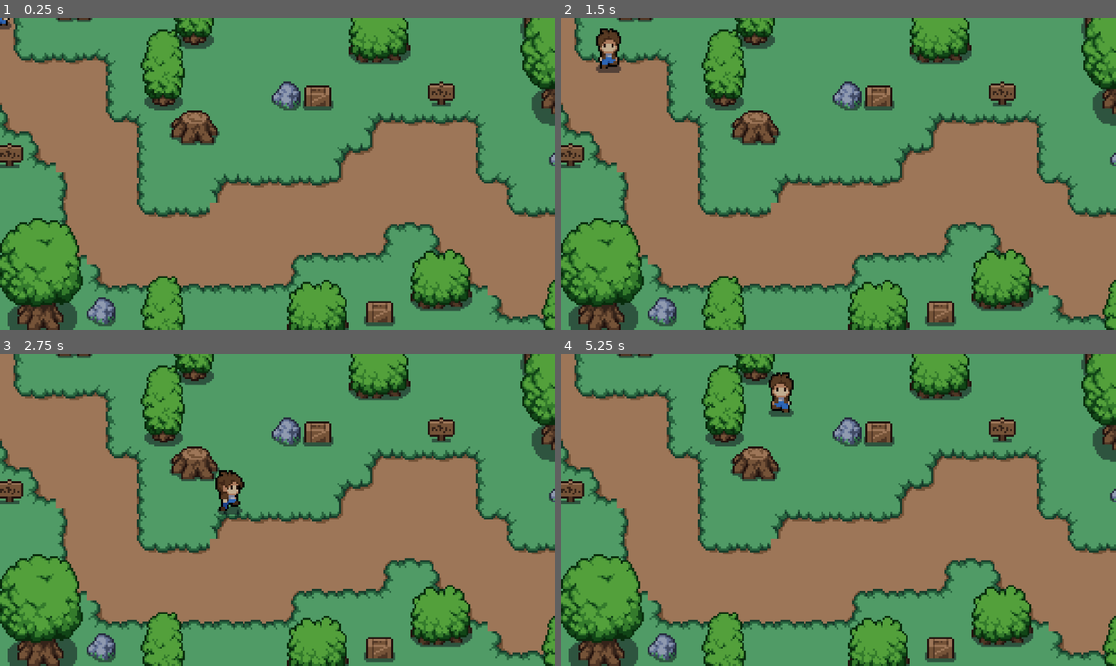
Above: before the commit, frames 1-4 (two rows, left to right).
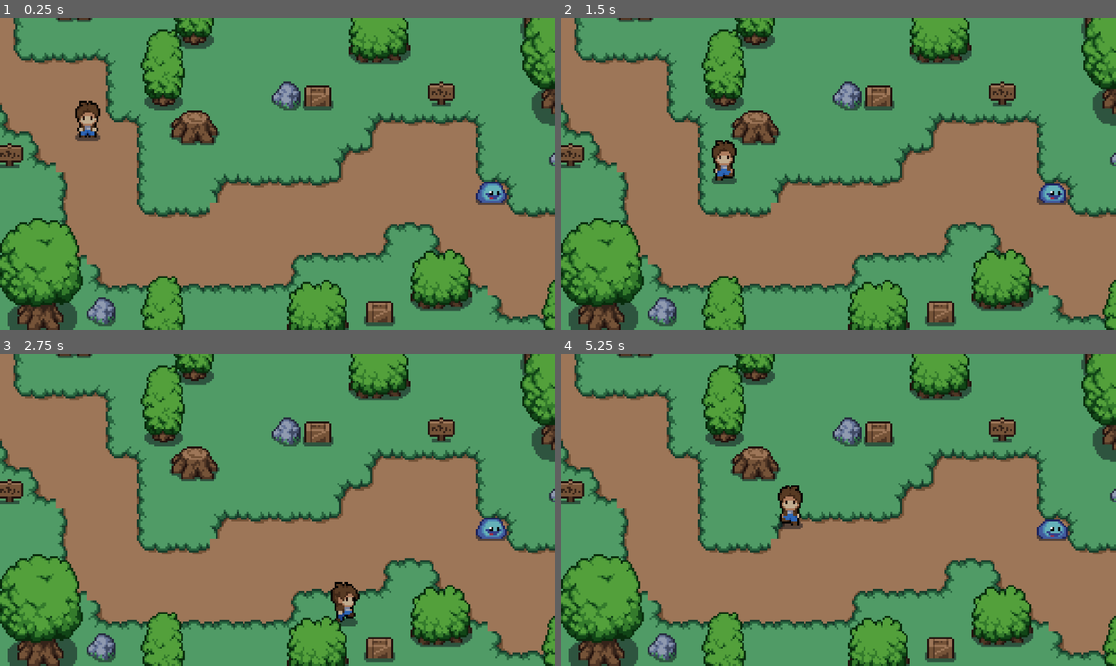
Above: after the commit, the same moments.

Repository: Isaac-Loc/Theta-Tau-Game
Game: Godot game, scene res://scenes/world.tscn
Two runs of this game, one before a commit and one after it. Both use one fixed random seed, a clock stepped at 60 frames per second and the inputs below.
Inputs:
- Up to frame 1 (0.25 s): no input
- Up to frame 2 (1.5 s): hold Right (ui_right) 0.53-1.28 s; hold Shift (sprint) 0.53-1.28 s; hold Down (ui_down) from 1.28 s (still down); tap Shift (sprint) at 1.35 s
- Up to frame 3 (2.75 s): release Down (ui_down) at 2.03 s; hold Right (ui_right) from 2.03 s (still down); hold Shift (sprint) from 2.03 s (still down)
- Up to frame 4 (5.25 s): release Right (ui_right) at 2.78 s; release Shift (sprint) at 2.78 s; hold Up (ui_up) 2.78-3.53 s; tap Shift (sprint) at 2.85, 4.35 s; hold Shift (sprint) 3.53-4.28 s; hold Left (ui_left) 3.53-5.03 s; hold Down (ui_down) from 5.03 s (still down); hold Shift (sprint) from 5.03 s (still down)

The runs differ from the first frame. In frame 1, 0.9% of the frame differs, in the area x 0-92%, y 0-60%; in frame 2, 1.4%; in frame 3, 1.5%, in the area x 38-92%, y 37-88%; in frame 4, 1.4%.

Commit message:
Implemented enemy
Enemy can now move and track you

Diff:
--- /dev/null
+++ b/theta-tau-game/enemy.gd
@@ -0,0 +1,31 @@
+extends CharacterBody2D
+
+var speed = 40
+var player_chase = false
+var player = null
+
+
+func _physics_process(delta):
+	if player_chase:
+		position += (player.position-position)/speed
+
+
+		$AnimatedSprite2D.play("walk")
+		if(player.position.x-position.x)<0:
+			$AnimatedSprite2D.flip_h = true
+		else:
+			$AnimatedSprite2D.flip_h = false
+
+
+	else:
+		$AnimatedSprite2D.play("idle")
+
+
+func _on_detection_area_body_entered(body):
+	player = body
+	player_chase = true
+
+
+func _on_detection_area_body_exited(body):
+	player = null
+	player_chase = false
--- /dev/null
+++ b/theta-tau-game/enemy.tscn
@@ -0,0 +1,156 @@
+[gd_scene load_steps=21 format=3 uid="uid://cn7t1jxvivofk"]
+
+[ext_resource type="Script" uid="uid://b2s3avcq47arq" path="res://enemy.gd" id="1_4gyqm"]
+[ext_resource type="Texture2D" uid="uid://cq0yg4lx2hvli" path="res://art/characters/slime.png" id="2_qi2p4"]
+
+[sub_resource type="AtlasTexture" id="AtlasTexture_md0e3"]
+atlas = ExtResource("2_qi2p4")
+region = Rect2(0, 384, 32, 32)
+
+[sub_resource type="AtlasTexture" id="AtlasTexture_4ra3w"]
+atlas = ExtResource("2_qi2p4")
+region = Rect2(32, 384, 32, 32)
+
+[sub_resource type="AtlasTexture" id="AtlasTexture_5uy6h"]
+atlas = ExtResource("2_qi2p4")
+region = Rect2(64, 384, 32, 32)
+
+[sub_resource type="AtlasTexture" id="AtlasTexture_c4w8v"]
+atlas = ExtResource("2_qi2p4")
+region = Rect2(96, 384, 32, 32)
+
+[sub_resource type="AtlasTexture" id="AtlasTexture_xwavj"]
+atlas = ExtResource("2_qi2p4")
+region = Rect2(128, 384, 32, 32)
+
+[sub_resource type="AtlasTexture" id="AtlasTexture_nenq2"]
+atlas = ExtResource("2_qi2p4")
+region = Rect2(0, 32, 32, 32)
+
+[sub_resource type="AtlasTexture" id="AtlasTexture_md484"]
+atlas = ExtResource("2_qi2p4")
+region = Rect2(32, 32, 32, 32)
+
+[sub_resource type="AtlasTexture" id="AtlasTexture_ipns3"]
+atlas = ExtResource("2_qi2p4")
+region = Rect2(64, 32, 32, 32)
+
+[sub_resource type="AtlasTexture" id="AtlasTexture_8qclf"]
+atlas = ExtResource("2_qi2p4")
+region = Rect2(96, 32, 32, 32)
+
+[sub_resource type="AtlasTexture" id="AtlasTexture_w8i8w"]
+atlas = ExtResource("2_qi2p4")
+region = Rect2(0, 128, 32, 32)
+
+[sub_resource type="AtlasTexture" id="AtlasTexture_otmr2"]
+atlas = ExtResource("2_qi2p4")
+region = Rect2(32, 128, 32, 32)
+
+[sub_resource type="AtlasTexture" id="AtlasTexture_wtq4b"]
+atlas = ExtResource("2_qi2p4")
+region = Rect2(64, 128, 32, 32)
+
+[sub_resource type="AtlasTexture" id="AtlasTexture_j0cyh"]
+atlas = ExtResource("2_qi2p4")
+region = Rect2(96, 128, 32, 32)
+
+[sub_resource type="AtlasTexture" id="AtlasTexture_g0wcc"]
+atlas = ExtResource("2_qi2p4")
+region = Rect2(128, 128, 32, 32)
+
+[sub_resource type="AtlasTexture" id="AtlasTexture_s1ycm"]
+atlas = ExtResource("2_qi2p4")
+region = Rect2(160, 128, 32, 32)
+
+[sub_resource type="SpriteFrames" id="SpriteFrames_shcg2"]
+animations = [{
+"frames": [{
+"duration": 1.0,
+"texture": SubResource("AtlasTexture_md0e3")
+}, {
+"duration": 1.0,
+"texture": SubResource("AtlasTexture_4ra3w")
+}, {
+"duration": 1.0,
+"texture": SubResource("AtlasTexture_5uy6h")
+}, {
+"duration": 1.0,
+"texture": SubResource("AtlasTexture_c4w8v")
+}, {
+"duration": 1.0,
+"texture": SubResource("AtlasTexture_xwavj")
+}],
+"loop": true,
+"name": &"death",
+"speed": 5.0
+}, {
+"frames": [{
+"duration": 1.0,
+"texture": SubResource("AtlasTexture_nenq2")
+}, {
+"duration": 1.0,
+"texture": SubResource("AtlasTexture_md484")
+}, {
+"duration": 1.0,
+"texture": SubResource("AtlasTexture_ipns3")
+}, {
+"duration": 1.0,
+"texture": SubResource("AtlasTexture_8qclf")
+}],
+"loop": true,
+"name": &"idle",
+"speed": 5.0
+}, {
+"frames": [{
+"duration": 1.0,
+"texture": SubResource("AtlasTexture_w8i8w")
+}, {
+"duration": 1.0,
+"texture": SubResource("AtlasTexture_otmr2")
+}, {
+"duration": 1.0,
+"texture": SubResource("AtlasTexture_wtq4b")
+}, {
+"duration": 1.0,
+"texture": SubResource("AtlasTexture_j0cyh")
+}, {
+"duration": 1.0,
+"texture": SubResource("AtlasTexture_g0wcc")
+}, {
+"duration": 1.0,
+"texture": SubResource("AtlasTexture_s1ycm")
+}],
+"loop": true,
+"name": &"walk",
+"speed": 5.0
+}]
+
+[sub_resource type="CircleShape2D" id="CircleShape2D_ile5s"]
+radius = 44.3847
+
+[sub_resource type="CircleShape2D" id="CircleShape2D_1x4g4"]
+radius = 5.09902
+
+[node name="enemy" type="CharacterBody2D"]
+script = ExtResource("1_4gyqm")
+
+[node name="AnimatedSprite2D" type="AnimatedSprite2D" parent="."]
+sprite_frames = SubResource("SpriteFrames_shcg2")
+animation = &"idle"
+frame_progress = 0.0712857
+offset = Vector2(0, -6)
+
+[node name="detection_area" type="Area2D" parent="."]
+collision_layer = 2
+collision_mask = 2
+
+[node name="CollisionShape2D" type="CollisionShape2D" parent="detection_area"]
+shape = SubResource("CircleShape2D_ile5s")
+
+[node name="CollisionShape2D" type="CollisionShape2D" parent="."]
+position = Vector2(0, 1)
+shape = SubResource("CircleShape2D_1x4g4")
+
+[connection signal="body_entered" from="detection_area" to="." method="_on_detection_area_body_entered"]
+[connection signal="body_exited" from="detection_area" to="." method="_on_detection_area_body_exited"]
--- a/theta-tau-game/scenes/player.tscn
+++ b/theta-tau-game/scenes/player.tscn
@@ -418,6 +418,8 @@
 
 [node name="player" type="CharacterBody2D"]
 y_sort_enabled = true
+collision_layer = 3
+collision_mask = 3
 script = ExtResource("1_g2els")
 
 [node name="CollisionShape2D" type="CollisionShape2D" parent="."]
@@ -427,6 +429,6 @@
 [node name="AnimatedSprite2D" type="AnimatedSprite2D" parent="."]
 position = Vector2(-1, 2)
 sprite_frames = SubResource("SpriteFrames_apa73")
-animation = &"side_walk"
-frame_progress = 0.277613
+animation = &"back_attack"
+frame_progress = 0.675103
 offset = Vector2(0, -15)
--- a/theta-tau-game/scenes/world.tscn
+++ b/theta-tau-game/scenes/world.tscn
@@ -1,8 +1,9 @@
-[gd_scene load_steps=9 format=3 uid="uid://cawu2x2yxxq6s"]
+[gd_scene load_steps=10 format=3 uid="uid://cawu2x2yxxq6s"]
 
 [ext_resource type="Texture2D" uid="uid://dvb5uid8bf3jy" path="res://art/tilesets/plains.png" id="1_4wyf3"]
 [ext_resource type="Texture2D" uid="uid://cemjb5di8331u" path="res://art/tilesets/grass.png" id="2_k0juu"]
 [ext_resource type="Texture2D" uid="uid://c675ubyhgmgn7" path="res://art/objects/objects.png" id="3_71j4m"]
+[ext_resource type="PackedScene" uid="uid://cn7t1jxvivofk" path="res://enemy.tscn" id="4_71j4m"]
 [ext_resource type="PackedScene" uid="uid://bql3hbgucp60q" path="res://scenes/player.tscn" id="4_k0juu"]
 
 [sub_resource type="TileSetAtlasSource" id="TileSetAtlasSource_qfnet"]
@@ -92,4 +93,8 @@
 layer_2/y_sort_enabled = true
 layer_2/tile_data = PackedInt32Array(-65534, 655362, 7, 196614, 655362, 7, 196628, 655362, 7, -65512, 655362, 7, -13106 …(403 unchanged characters)…
 
+[node name="enemy" parent="TileMap" instance=ExtResource("4_71j4m")]
+position = Vector2(258, 95)
+
 [node name="player" parent="." instance=ExtResource("4_k0juu")]
+position = Vector2(46, 58)
Not shown, added: theta-tau-game/enemy.gd.uid
